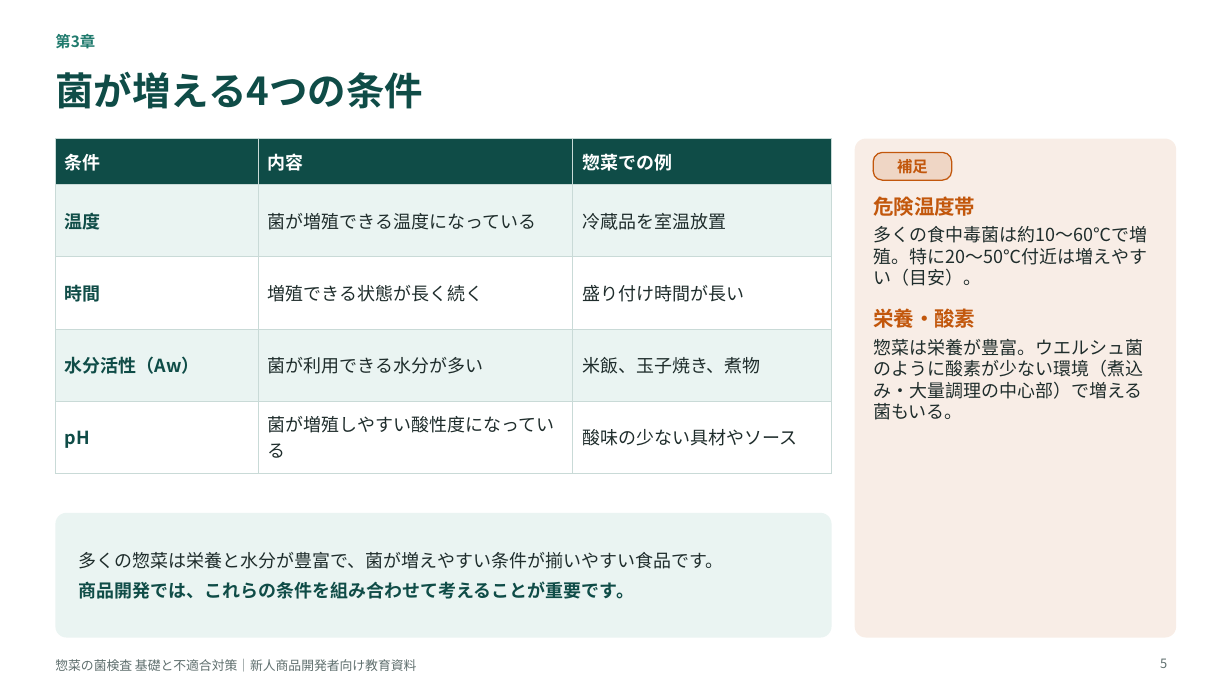
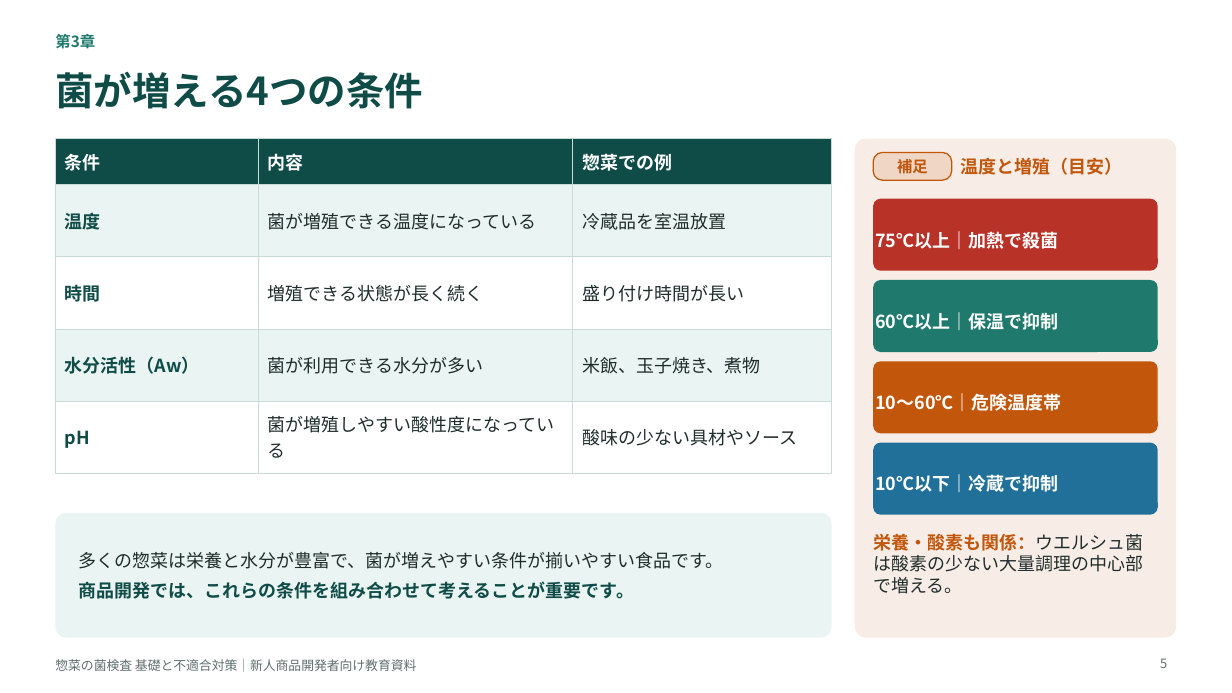
Before and after one commit to tanakashuhei-dotcom/shuhei0208, a slide deck: slide 5 of 菌検査教育資料.pptx. Drawn at 1232x693 pixels with LibreOffice and Linux fonts; fonts in the diff are those of the drawing. Boxes give left, top, right and bottom in pixels: in the first picture for what was removed or moved away, otherwise in the second. Text is boxed around its words. In the diff, an @@ line names an element or a change of style, - is before the commit and + after.

```diff
--- a/菌検査教育資料.pptx
+++ b/菌検査教育資料.pptx
@@ text added at <box>961,157,1123,175</box>, 14 pt, text #C2570C, bold @@
+温度と増殖（目安）
@@ rounded rectangle added at <box>873,199,1158,271</box>, fill #B83227, 14 pt, text #FFFFFF, bold @@
+75℃以上｜加熱で殺菌
@@ rounded rectangle added at <box>873,280,1158,352</box>, fill #1F7A6D, 14 pt, text #FFFFFF, bold @@
+60℃以上｜保温で抑制
@@ rounded rectangle added at <box>873,361,1158,433</box>, fill #C2570C, 14 pt, text #FFFFFF, bold @@
+10〜60℃｜危険温度帯
@@ rounded rectangle added at <box>873,443,1158,515</box>, fill #21709A, 14 pt, text #FFFFFF, bold @@
+10℃以下｜冷蔵で抑制
@@ text at <box>873,533,1143,594</box>: text changed @@
-危険温度帯
-多くの食中毒菌は約10〜60℃で増殖。特に20〜50℃付近は増えやすい（目安）。
-栄養・酸素
-惣菜は栄養が豊富。ウエルシュ菌のように酸素が少ない環境（煮込み・大量調理の中心部）で増える菌もいる。
+栄養・酸素も関係：ウエルシュ菌は酸素の少ない大量調理の中心部で増える。
```
Also in this commit, not shown: 18 other slides changed, 1 slide added.
